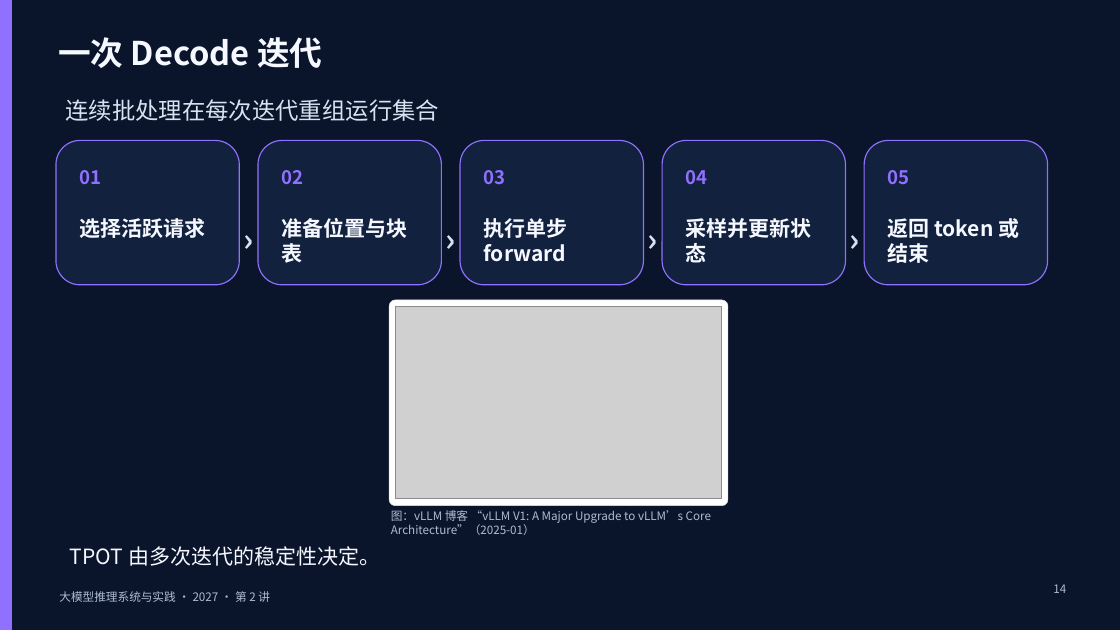
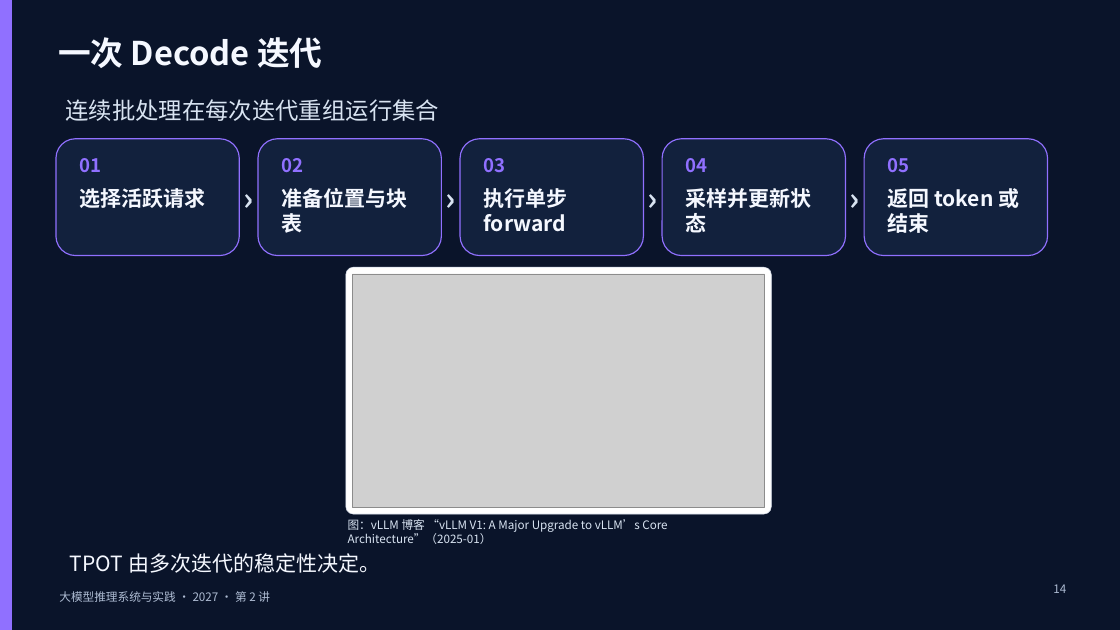
Before and after one commit to vLLM-HUST/intro-to-llm-inference-engines, a slide deck: slide 14 of build/slides/2027/lectures-8-pptx/第02讲_请求生命周期与PrefillDecode.pptx. Drawn at 1120x630 pixels with LibreOffice and Linux fonts; fonts in the diff are those of the drawing; grey boxes stand for pictures. Boxes give left, top, right and bottom in pixels: in the first picture for what was removed or moved away, otherwise in the second. Text is boxed around its words. In the diff, an @@ line names an element or a change of style, - is before the commit and + after.

```diff
--- a/build/slides/2027/lectures-8-pptx/第02讲_请求生命周期与PrefillDecode.pptx
+++ b/build/slides/2027/lectures-8-pptx/第02讲_请求生命周期与PrefillDecode.pptx
@@ rounded rectangle: place and size @@
-rounded rectangle at [56, 140, 239, 285]
+rounded rectangle at [56, 139, 239, 255]
@@ rounded rectangle: place and size @@
-rounded rectangle at [258, 140, 441, 285]
+rounded rectangle at [258, 139, 441, 255]
@@ rounded rectangle: place and size @@
-rounded rectangle at [460, 140, 644, 285]
+rounded rectangle at [460, 139, 644, 255]
@@ rounded rectangle: place and size @@
-rounded rectangle at [662, 140, 845, 285]
+rounded rectangle at [662, 139, 845, 255]
@@ rounded rectangle: place and size @@
-rounded rectangle at [865, 140, 1048, 285]
+rounded rectangle at [865, 139, 1048, 255]
@@ 5 texts: place and size @@
-5 texts at [79, 170, 910, 184]
+5 texts at [79, 158, 910, 172]
@@ 4 texts: place and size @@
-4 texts at [239, 215, 865, 261]
+4 texts at [239, 174, 865, 220]
@@ 5 texts: place and size @@
-5 texts at [79, 218, 1019, 263]
+5 texts at [79, 188, 1019, 233]
@@ rounded rectangle: place and size @@
-rounded rectangle at [389, 300, 728, 506]
+rounded rectangle at [346, 267, 771, 514]
@@ picture: place and size @@
-picture at [396, 307, 721, 499]
+picture at [353, 274, 765, 507]
@@ text "图：vLLM 博客 “vLLM V1: A ...": place and size @@
-text "图：vLLM 博客 “vLLM V1: A ..." at [391, 510, 711, 535]
+text "图：vLLM 博客 “vLLM V1: A ..." at [348, 519, 667, 544]
@@ text "图：vLLM 博客 “vLLM V1: A ..." at [348, 519, 667, 544]: text colour #AEBCD3 to #D8E3F1 @@
@@ text "TPOT 由多次迭代的稳定性决定。": place and size @@
-text "TPOT 由多次迭代的稳定性决定。" at [70, 546, 380, 566]
+text "TPOT 由多次迭代的稳定性决定。" at [70, 553, 380, 573]
```
Also in this commit, not shown: 4 other slides changed, 5 other files.
